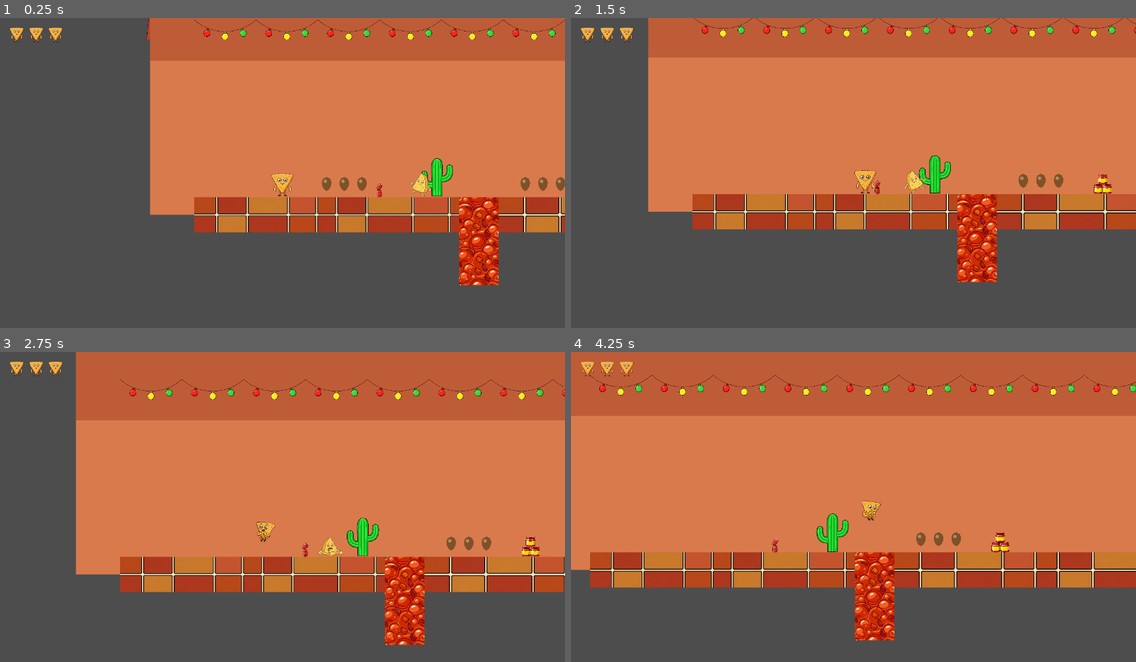
Above: before the commit, frames 1-4 (two rows, left to right).
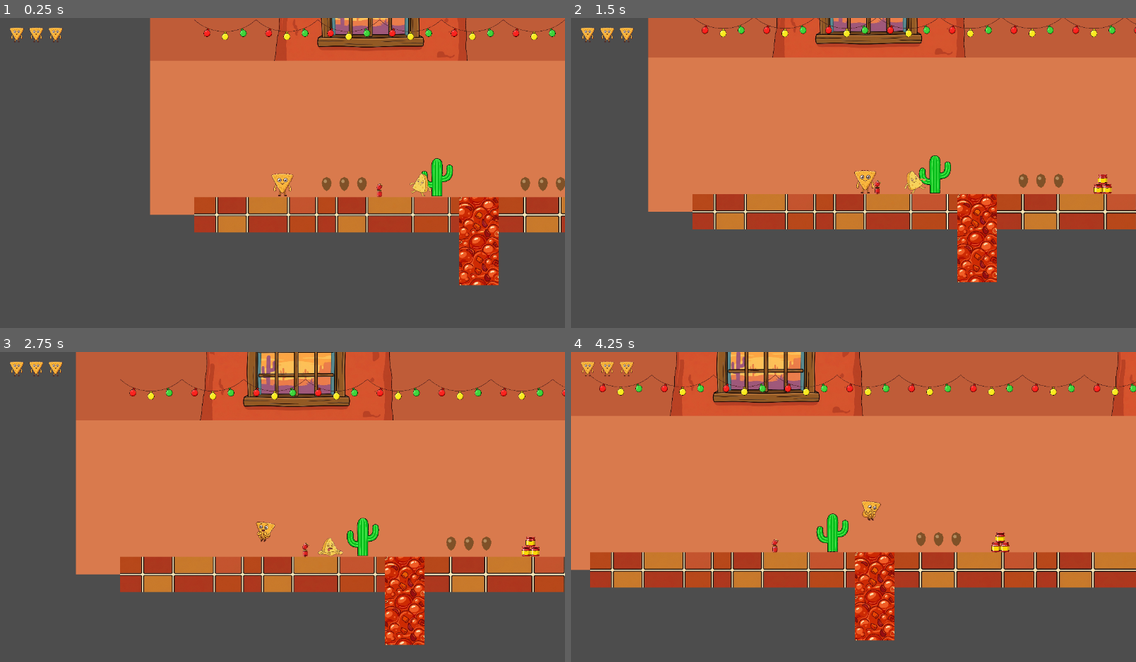
Above: after the commit, the same moments.

Repository: polkfarody/cornchipday
Game: Godot game, scene res://scenes/Level1.tscn
Two runs of this game, one before a commit and one after it. Both use one fixed random seed, a clock stepped at 60 frames per second and the inputs below.
Inputs:
- Up to frame 1 (0.25 s): no input
- Up to frame 2 (1.5 s): tap Enter (ui_accept) at 0.5, 0.77 s; hold Right (ui_right) from 0.53 s (still down)
- Up to frame 3 (2.75 s): tap Enter (ui_accept) at 1.52 s; release Right (ui_right) at 2.03 s; hold Left (ui_left) from 2.03 s (still down)
- Up to frame 4 (4.25 s): release Left (ui_left) at 2.78 s; hold Right (ui_right) from 2.78 s (still down); tap Enter (ui_accept) at 3.02, 3.77 s

The runs differ from the first frame. In frame 1, 2.3% of the frame differs, in the area x 25-83%, y 0-14%; in frame 2, 2.1%; in frame 3, 3.9%; in frame 4, 4.0%, in the area x 17-100%, y 0-21%.

Commit message:
Fix window still not appearing correctly in the world
ParallaxBackground is a CanvasLayer, which is deliberately exempt from the
main camera's transform (same reason the HUD uses one -- to stay fixed on
screen regardless of camera movement). So the window was rendering at raw
screen-pixel coordinates like a UI element, not scrolling with the world at
all -- explains why it looked pinned near the top-left, tiny, and
disconnected. Removing layer=-1 last time didn't fix this since the root
cause was the CanvasLayer wrapper itself, not its layer value.

Dropped the ParallaxBackground/ParallaxLayer wrapper (losing the
depth-scroll effect) and made the windows plain Sprite2D children of the
level root, same proven pattern as the cactus/light decorations. Bumped
scale up further per feedback that it read as too small. Verified via
headless script that Window1 is no longer a CanvasLayer descendant and its
global_position resolves to the intended world coordinates.

Diff:
--- a/scenes/Level1.tscn
+++ b/scenes/Level1.tscn
@@ -73,29 +73,24 @@
 offset_bottom = 400.0
 color = Color(0.85, 0.48, 0.3, 1)
 
-[node name="WindowParallax" type="ParallaxBackground" parent="."]
-
-[node name="WindowLayer" type="ParallaxLayer" parent="WindowParallax"]
-motion_scale = Vector2(0.4, 0.4)
-
-[node name="Window1" type="Sprite2D" parent="WindowParallax/WindowLayer"]
+[node name="Window1" type="Sprite2D" parent="."]
 position = Vector2(300, -80)
-scale = Vector2(0.2865, 0.2865)
+scale = Vector2(0.3385, 0.3385)
 texture = ExtResource("19_window_view")
 
-[node name="Window2" type="Sprite2D" parent="WindowParallax/WindowLayer"]
+[node name="Window2" type="Sprite2D" parent="."]
 position = Vector2(1300, -80)
-scale = Vector2(0.2865, 0.2865)
+scale = Vector2(0.3385, 0.3385)
 texture = ExtResource("19_window_view")
 
-[node name="Window3" type="Sprite2D" parent="WindowParallax/WindowLayer"]
+[node name="Window3" type="Sprite2D" parent="."]
 position = Vector2(2300, -80)
-scale = Vector2(0.2865, 0.2865)
+scale = Vector2(0.3385, 0.3385)
 texture = ExtResource("19_window_view")
 
-[node name="Window4" type="Sprite2D" parent="WindowParallax/WindowLayer"]
+[node name="Window4" type="Sprite2D" parent="."]
 position = Vector2(3300, -80)
-scale = Vector2(0.2865, 0.2865)
+scale = Vector2(0.3385, 0.3385)
 texture = ExtResource("19_window_view")
 
 [node name="Cactus1" type="Sprite2D" parent="."]
--- a/scenes/Level2.tscn
+++ b/scenes/Level2.tscn
@@ -61,24 +61,19 @@
 offset_bottom = 400.0
 color = Color(0.92, 0.8, 0.4, 1)
 
-[node name="WindowParallax" type="ParallaxBackground" parent="."]
-
-[node name="WindowLayer" type="ParallaxLayer" parent="WindowParallax"]
-motion_scale = Vector2(0.4, 0.4)
-
-[node name="Window1" type="Sprite2D" parent="WindowParallax/WindowLayer"]
+[node name="Window1" type="Sprite2D" parent="."]
 position = Vector2(300, -80)
-scale = Vector2(0.2185, 0.2185)
+scale = Vector2(0.2582, 0.2582)
 texture = ExtResource("16_window_view")
 
-[node name="Window2" type="Sprite2D" parent="WindowParallax/WindowLayer"]
+[node name="Window2" type="Sprite2D" parent="."]
 position = Vector2(1300, -80)
-scale = Vector2(0.2185, 0.2185)
+scale = Vector2(0.2582, 0.2582)
 texture = ExtResource("16_window_view")
 
-[node name="Window3" type="Sprite2D" parent="WindowParallax/WindowLayer"]
+[node name="Window3" type="Sprite2D" parent="."]
 position = Vector2(2100, -80)
-scale = Vector2(0.2185, 0.2185)
+scale = Vector2(0.2582, 0.2582)
 texture = ExtResource("16_window_view")
 
 [node name="Chip1" type="Sprite2D" parent="."]
